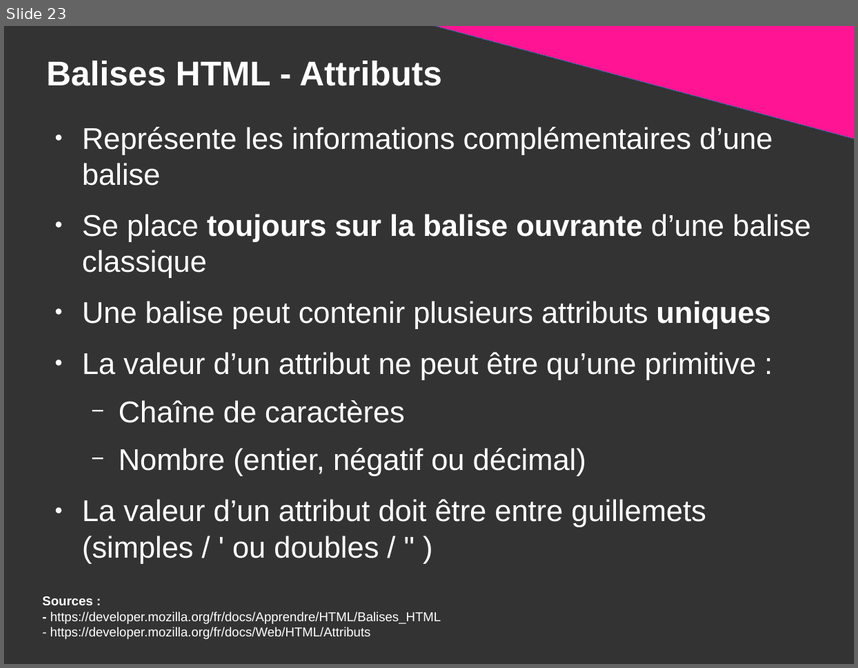
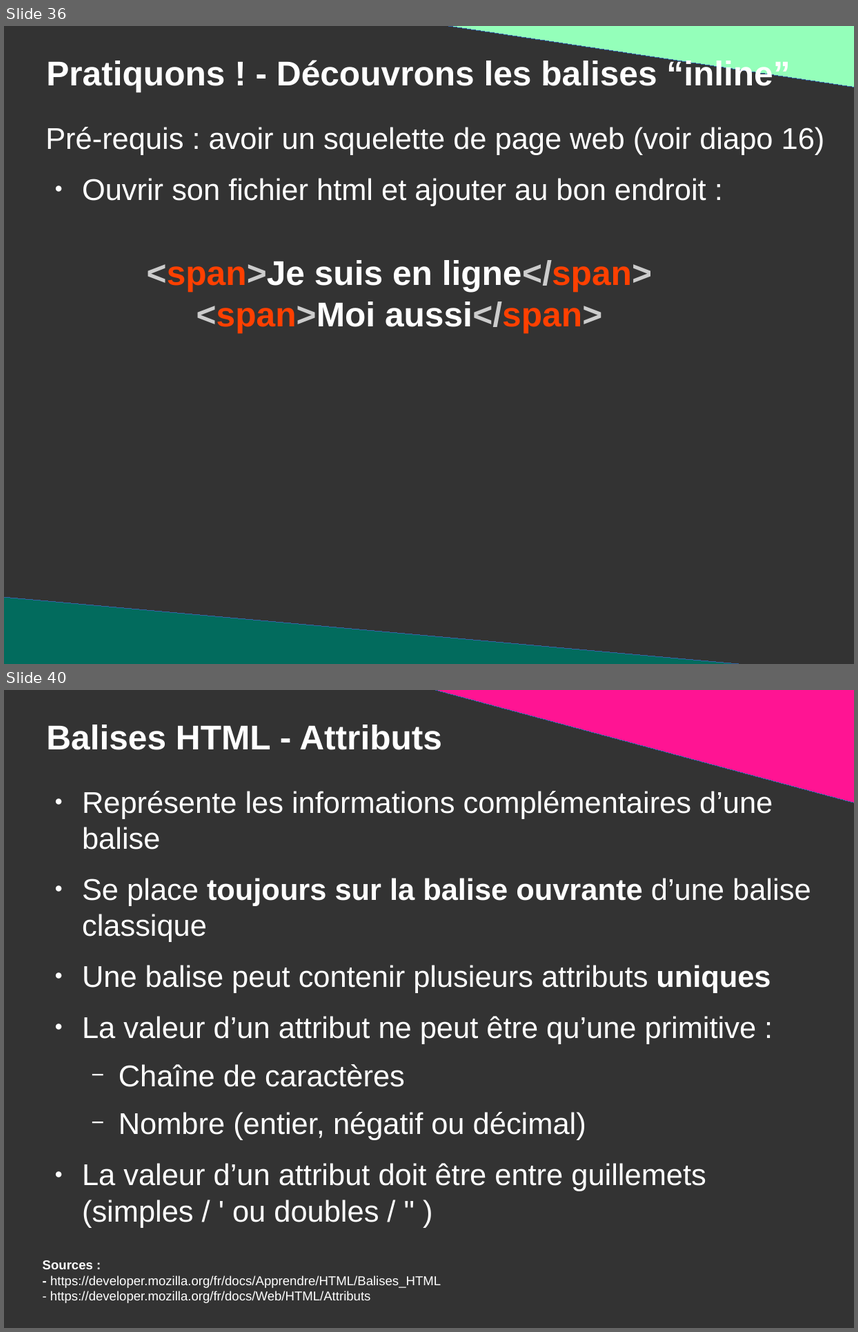
Before and after one commit to DanYellow/presentations, a slide deck: mmi/html/travaux-pratiques/numero-1/presentation.odp. Shown one above the other, each under a label of ours: slide 23 before the commit, slides 36 and 40 after it; the slides between them are not shown. The pictures are 858x668 and 858x1332 pixels, drawn with LibreOffice and Linux fonts; fonts in the diff are those of the drawing. Boxes give left, top, right and bottom in pixels: in the first picture for what was removed or moved away, otherwise in the second. Text is boxed around its words. In the diff, an @@ line names an element or a change of style, - is before the commit and + after.

```diff
--- a/mmi/html/travaux-pratiques/numero-1/presentation.odp
+++ b/mmi/html/travaux-pratiques/numero-1/presentation.odp
@@ slide 36 added at (4, 26, 854, 664), background #333333 @@
@@ right triangle added at (418, 26, 854, 87), fill #94FFBA, outline #3465A4 0 pt @@
@@ title added at (46, 58, 790, 92), 32 pt, text #FFFFFF, bold @@
+Pratiquons ! - Découvrons les balises “inline”
@@ text added at (45, 127, 825, 206), 28 pt, text #FFFFFF @@
+Pré-requis : avoir un squelette de page web (voir diapo 16)
+● Ouvrir son fichier html et ajouter au bon endroit :
@@ text added at (147, 260, 652, 332), 32 pt, text #FFFFFF, bold @@
+<span>Je suis en ligne</span>
+<span>Moi aussi</span>
@@ right triangle added at (4, 597, 799, 664), fill #026B5D, outline #3465A4 0 pt @@
@@ what was slide 23 is now slide 40 @@
```
Also in this commit, not shown: 8 slides changed, 14 other slides added, 1 slide removed, 3 other files.
